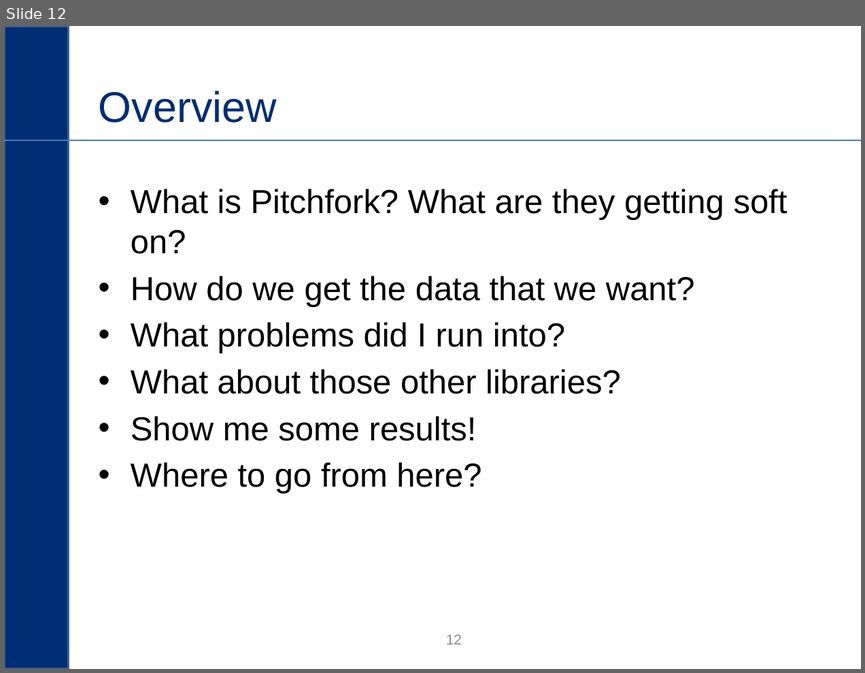
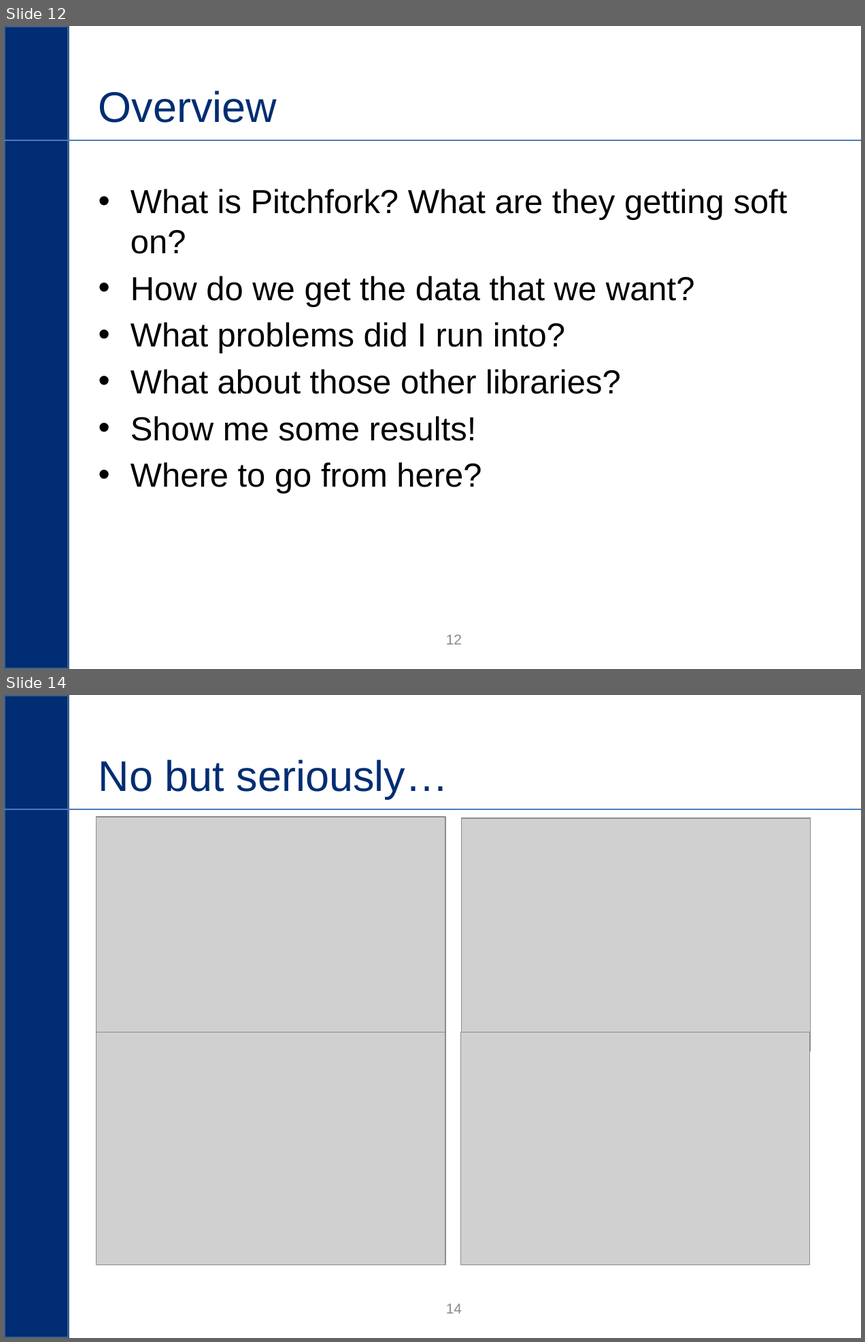
Before and after one commit to hbh3re/pitchfork, a slide deck: eri_slide_template.pptx. Shown one above the other, each under a label of ours: slide 12 before the commit, slides 12 and 14 after it; the slides between them are not shown. The pictures are 865x673 and 865x1342 pixels, drawn with LibreOffice and Linux fonts; fonts in the diff are those of the drawing; grey boxes stand for pictures; background and template pictures are left out. Boxes give left, top, right and bottom in pixels: in the first picture for what was removed or moved away, otherwise in the second. Text is boxed around its words. In the diff, an @@ line names an element or a change of style, - is before the commit and + after.

```diff
--- a/eri_slide_template.pptx
+++ b/eri_slide_template.pptx
@@ slide 14 added at box(4, 695, 861, 1338), background #FFFFFF; not listed: 2 template elements that a slide beside it also shows @@
@@ title added at box(99, 760, 449, 799), 36 pt, text #002D73 @@
+No but seriously…
@@ picture added at box(96, 817, 445, 1050) @@
@@ picture added at box(462, 818, 810, 1051) @@
@@ picture added at box(96, 1032, 445, 1265) @@
@@ picture added at box(461, 1032, 809, 1264) @@
@@ page number added at box(446, 1303, 462, 1313), 12 pt, text #8C8C8C @@
+14
```
Also in this commit, not shown: 1 slide changed, 4 other slides added, 4 slides removed, 7 other files.
